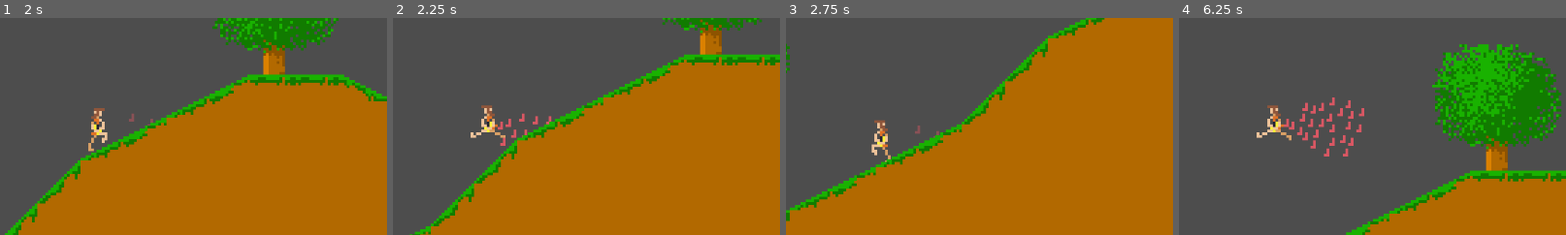
Above: before the commit, frames 1-4 (left to right).
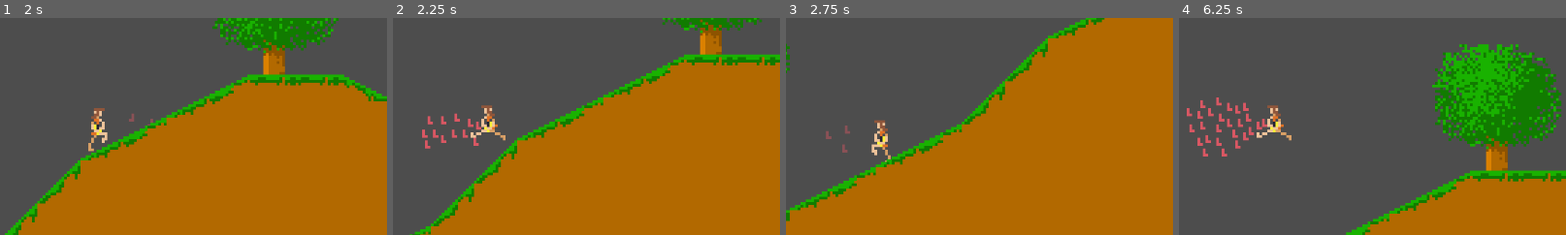
Above: after the commit, the same moments.

Repository: JacsonGold/Jacson-Gold-12DTM-Project-Management
Game: Godot game, scene res://scenes/game.tscn
The game is run twice, just before and just after one commit, with the same random seed, the same clock (stepped at 60 frames per second) and the same inputs.
Inputs:
- Up to frame 1 (2 s): hold Right (move_right) from 0.53 s (still down); tap Z (attack) at 0.6, 1.35 s; tap Up (jump) at 0.77, 1.52 s
- Up to frame 2 (2.25 s): release Right (move_right) at 2.03 s; hold Left (move_left) from 2.03 s (still down); tap Z (attack) at 2.1 s
- Up to frame 3 (2.75 s): keep holding Left (move_left)
- Up to frame 4 (6.25 s): release Left (move_left) at 2.78 s; hold Right (move_right) 2.78-4.28 s; tap Z (attack) every 0.75 s from 2.85 to 5.85 s; tap Up (jump) at 3.02, 3.77, 4.52, 6.02 s; hold Left (move_left) 4.28-5.03 s; hold Right (move_right) 5.03-5.78 s; hold Left (move_left) from 5.78 s (still down)
The pictures show only the part of the screen within x 38-87%, y 25-75%; the shares and areas given below are measured in that part.

Frame 1 is identical in both runs. In frame 2, 0.8% of the frame differs, in the area x 7-42%, y 43-61%; in frame 3, 0.1%; in frame 4, 2.1%, in the area x 2-48%, y 36-64%.

Commit message:
attack-rotation

Diff:
--- a/scenes/player_attack.tscn
+++ b/scenes/player_attack.tscn
@@ -61,7 +61,7 @@
 }]
 
 [sub_resource type="RectangleShape2D" id="RectangleShape2D_p8bph"]
-size = Vector2(6, 10)
+size = Vector2(43.4783, 43.5644)
 
 [sub_resource type="Animation" id="Animation_0yj6j"]
 length = 0.001
@@ -103,46 +103,10 @@
 tracks/3/type = "value"
 tracks/3/imported = false
 tracks/3/enabled = true
-tracks/3/path = NodePath(".:position")
+tracks/3/path = NodePath(".:shape")
 tracks/3/interp = 1
 tracks/3/loop_wrap = true
 tracks/3/keys = {
-"times": PackedFloat32Array(0),
-"transitions": PackedFloat32Array(1),
-"update": 0,
-"values": [Vector2(-12, 1)]
-}
-tracks/4/type = "value"
-tracks/4/imported = false
-tracks/4/enabled = true
-tracks/4/path = NodePath(".:scale")
-tracks/4/interp = 1
-tracks/4/loop_wrap = true
-tracks/4/keys = {
-"times": PackedFloat32Array(0),
-"transitions": PackedFloat32Array(1),
-"update": 0,
-"values": [Vector2(1, 1)]
-}
-tracks/5/type = "value"
-tracks/5/imported = false
-tracks/5/enabled = true
-tracks/5/path = NodePath(".:visible")
-tracks/5/interp = 1
-tracks/5/loop_wrap = true
-tracks/5/keys = {
-"times": PackedFloat32Array(0),
-"transitions": PackedFloat32Array(1),
-"update": 1,
-"values": [true]
-}
-tracks/6/type = "value"
-tracks/6/imported = false
-tracks/6/enabled = true
-tracks/6/path = NodePath(".:shape")
-tracks/6/interp = 1
-tracks/6/loop_wrap = true
-tracks/6/keys = {
 "times": PackedFloat32Array(0),
 "transitions": PackedFloat32Array(1),
 "update": 1,
@@ -190,50 +154,14 @@
 tracks/3/type = "value"
 tracks/3/imported = false
 tracks/3/enabled = true
-tracks/3/path = NodePath(".:position")
+tracks/3/path = NodePath(".:shape")
 tracks/3/interp = 1
 tracks/3/loop_wrap = true
 tracks/3/keys = {
-"times": PackedFloat32Array(0, 0.1, 0.2, 0.3, 0.4, 0.5, 0.6),
-"transitions": PackedFloat32Array(1, 1, 1, 1, 1, 1, 1),
-"update": 0,
-"values": [Vector2(-12, 1), Vector2(-4.045, 3.715), Vector2(-2.065, -0.115), Vector2(0.4, 1.93), Vector2(0.115, 1.93), Vector2(1.615, 1.94), Vector2(-1.755, 1.805)]
-}
-tracks/4/type = "value"
-tracks/4/imported = false
-tracks/4/enabled = true
-tracks/4/path = NodePath(".:scale")
-tracks/4/interp = 1
-tracks/4/loop_wrap = true
-tracks/4/keys = {
-"times": PackedFloat32Array(0, 0.1, 0.2, 0.3, 0.4, 0.5, 0.6),
-"transitions": PackedFloat32Array(1, 1, 1, 1, 1, 1, 1),
-"update": 0,
-"values": [Vector2(1, 1), Vector2(3.88, 1), Vector2(4.075, 1.285), Vector2(5.04, 2.245), Vector2(4.285, 1.4), Vector2(3.88, 0.715), Vector2(0.69, 0.505)]
-}
-tracks/5/type = "value"
-tracks/5/imported = false
-tracks/5/enabled = true
-tracks/5/path = NodePath(".:visible")
-tracks/5/interp = 1
-tracks/5/loop_wrap = true
-tracks/5/keys = {
-"times": PackedFloat32Array(0, 0.7),
-"transitions": PackedFloat32Array(1, 1),
-"update": 1,
-"values": [true, false]
-}
-tracks/6/type = "value"
-tracks/6/imported = false
-tracks/6/enabled = true
-tracks/6/path = NodePath(".:shape")
-tracks/6/interp = 1
-tracks/6/loop_wrap = true
-tracks/6/keys = {
-"times": PackedFloat32Array(0, 0.7),
-"transitions": PackedFloat32Array(1, 1),
-"update": 1,
-"values": [SubResource("RectangleShape2D_p8bph"), null]
+"times": PackedFloat32Array(0, 0.3, 0.7),
+"transitions": PackedFloat32Array(1, 1, 1),
+"update": 1,
+"values": [SubResource("RectangleShape2D_p8bph"), SubResource("RectangleShape2D_p8bph"), null]
 }
 
 [sub_resource type="Animation" id="Animation_co0hb"]
@@ -266,7 +194,8 @@
 animation = &"Attack"
 
 [node name="CollisionShape2D" type="CollisionShape2D" parent="."]
-position = Vector2(-12, 1)
+position = Vector2(4.76837e-07, 2)
+scale = Vector2(0.69, 0.505)
 shape = SubResource("RectangleShape2D_p8bph")
 
 [node name="AnimationPlayer" type="AnimationPlayer" parent="."]
--- a/scripts/player.gd
+++ b/scripts/player.gd
@@ -25,8 +25,14 @@
 	# Flip the sprite
 	if direction > 0:
 		animated_sprite.flip_h = false
+		$PlayerAttack/CollisionShape2D.position.x = 0
+		$PlayerAttack/AnimatedSprite2D.position.x = 0
+		$PlayerAttack/AnimatedSprite2D.flip_h = false
 	elif direction < 0:
 		animated_sprite.flip_h = true
+		$PlayerAttack/CollisionShape2D.position.x = -36
+		$PlayerAttack/AnimatedSprite2D.position.x = -36
+		$PlayerAttack/AnimatedSprite2D.flip_h = true
 
 	# Play animations
 	if Global.lyre_pickup == true:
